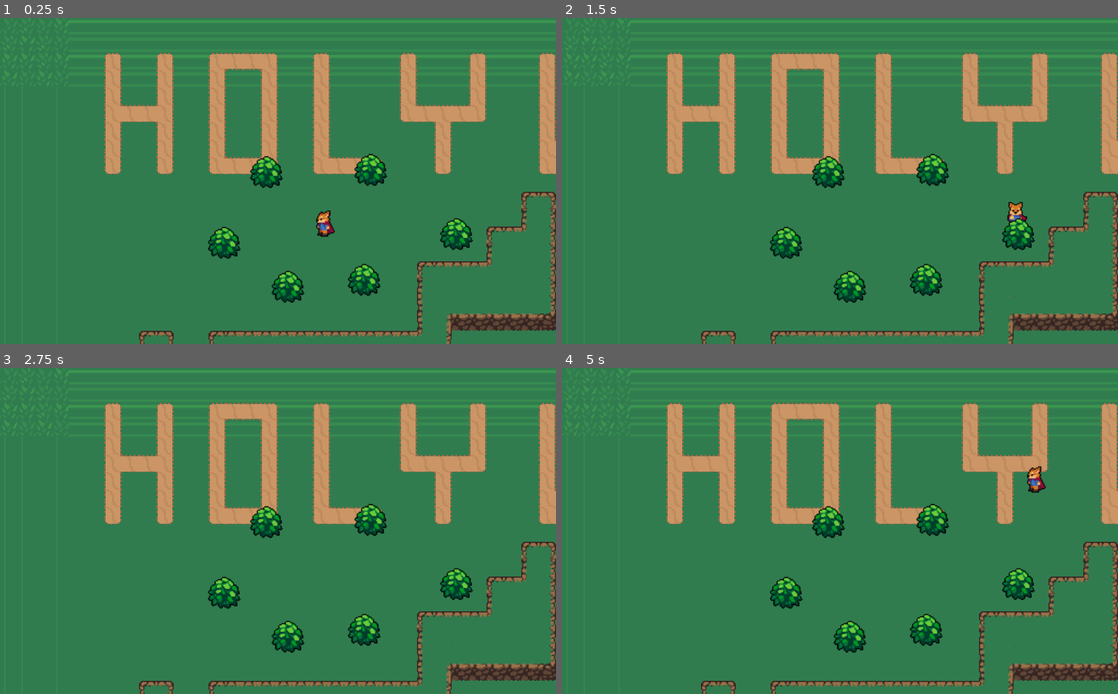
Above: before the commit, frames 1-4 (two rows, left to right).
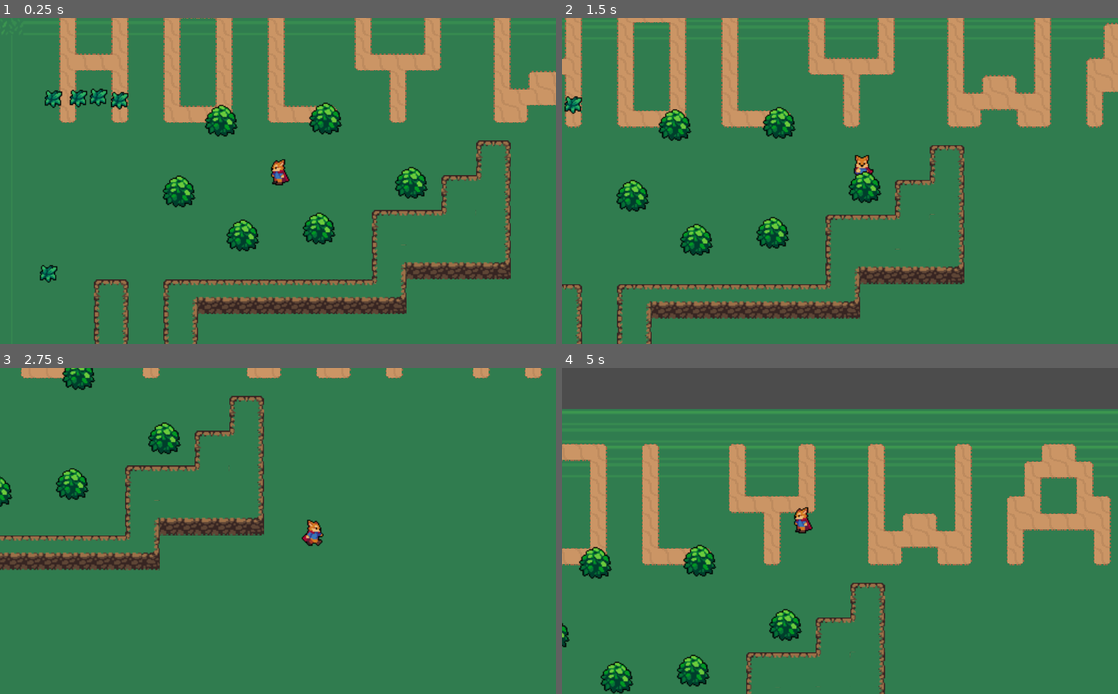
Above: after the commit, the same moments.

Repository: holywar20/TopDownActionRpg
Game: Godot game, scene res://World.tscn
Same seed, same stepped clock (60 frames per second), same inputs: the game is played once before the commit and once after it.
Inputs:
- Up to frame 1 (0.25 s): no input
- Up to frame 2 (1.5 s): tap Enter at 0.5 s; hold D (MOVE_RIGHT) 0.53-1.28 s; hold S (MOVE_DOWN) from 1.28 s (still down)
- Up to frame 3 (2.75 s): release S (MOVE_DOWN) at 2.03 s; hold D (MOVE_RIGHT) from 2.03 s (still down)
- Up to frame 4 (5 s): release D (MOVE_RIGHT) at 2.78 s; hold W (MOVE_UP) 2.78-3.53 s; hold A (MOVE_LEFT) from 3.53 s (still down)

The runs differ from the first frame. In frame 1, 28% of the frame differs, in the area x 0-100%, y 0-100%; in frame 2, 28%; in frame 3, 21%; in frame 4, 40%.

Commit message:
Lesson 10 Start

Diff:
--- a/Player/Player.gd
+++ b/Player/Player.gd
@@ -4,20 +4,39 @@
 const MAX_SPEED = 180
 const FRICTION = 600
 
+enum {
+	MOVE, ROLL, ATTACK
+}
+
+
 # Animiation Tree properties
-const IDLE = "parameters/IDLE/blend_position"
-const RUN = "parameters/RUN/blend_position"
+const BLEND_IDLE = "parameters/IDLE/blend_position"
+const BLEND_RUN = "parameters/RUN/blend_position"
+const BLEND_ATTACK = "parameters/ATTACK/blend_position"
 
 onready var animationTree : AnimationTree = $AnimationTree
 onready var animationState = animationTree.get("parameters/playback")
 
+var state = MOVE
 var velocity : Vector2 = Vector2.ZERO
 
 func _ready():
+	animationTree.active = true
 	animationState.start("IDLE")
 
-func _physics_process(delta):
+func _process( delta ):
+	match state:
+		MOVE:
+			moveState( delta )
+		ROLL:
+			pass
+		ATTACK:
+			attackState( delta )
 
+func attackState( delta ):
+	animationState.travel("ATTACK")
+
+func moveState( delta ):
 	var inputVector : Vector2 = Vector2.ZERO
 
 	inputVector.x = Input.get_action_strength("MOVE_RIGHT") - Input.get_action_strength("MOVE_LEFT")
@@ -26,8 +45,9 @@
 	inputVector = inputVector.normalized()
 
 	if( inputVector != Vector2.ZERO ):
-		animationTree.set( IDLE , inputVector )
-		animationTree.set( RUN , inputVector )
+		animationTree.set( BLEND_IDLE , inputVector )
+		animationTree.set( BLEND_RUN , inputVector )
+		animationTree.set( BLEND_ATTACK, inputVector )
 
 		animationState.travel( "RUN" )
 
@@ -38,3 +58,9 @@
 		animationState.travel( "IDLE" )
 
 	velocity = move_and_slide( velocity )
+
+	if Input.is_action_just_pressed("ATTACK"):
+		state = ATTACK
+
+func attackFinished():
+	state = MOVE
--- a/Player/Player.tscn
+++ b/Player/Player.tscn
@@ -7,20 +7,124 @@
 radius = 4.09634
 height = 4.58051
 
+[sub_resource type="Animation" id=26]
+resource_name = "ATTACK_DOWN"
+length = 0.4
+tracks/0/type = "value"
+tracks/0/path = NodePath("Sprite:frame")
+tracks/0/interp = 1
+tracks/0/loop_wrap = true
+tracks/0/imported = false
+tracks/0/enabled = true
+tracks/0/keys = {
+"times": PoolRealArray( 0, 0.3 ),
+"transitions": PoolRealArray( 1, 1 ),
+"update": 0,
+"values": [ 36, 39 ]
+}
+tracks/1/type = "method"
+tracks/1/path = NodePath(".")
+tracks/1/interp = 1
+tracks/1/loop_wrap = true
+tracks/1/imported = false
+tracks/1/enabled = true
+tracks/1/keys = {
+"times": PoolRealArray( 0.4 ),
+"transitions": PoolRealArray( 1 ),
+"values": [ {
+"args": [  ],
+"method": "attackFinished"
+} ]
+}
+
+[sub_resource type="Animation" id=25]
+resource_name = "ATTACK_LEFT"
+length = 0.4
+tracks/0/type = "value"
+tracks/0/path = NodePath("Sprite:frame")
+tracks/0/interp = 1
+tracks/0/loop_wrap = true
+tracks/0/imported = false
+tracks/0/enabled = true
+tracks/0/keys = {
+"times": PoolRealArray( 0, 0.3 ),
+"transitions": PoolRealArray( 1, 1 ),
+"update": 0,
+"values": [ 32, 35 ]
+}
+tracks/1/type = "method"
+tracks/1/path = NodePath(".")
+tracks/1/interp = 1
+tracks/1/loop_wrap = true
+tracks/1/imported = false
+tracks/1/enabled = true
+tracks/1/keys = {
+"times": PoolRealArray( 0.4 ),
+"transitions": PoolRealArray( 1 ),
+"values": [ {
+"args": [  ],
+"method": "attackFinished"
+} ]
+}
+
+[sub_resource type="Animation" id=27]
+resource_name = "ATTACK_RIGHT"
+length = 0.4
+tracks/0/type = "value"
+tracks/0/path = NodePath("Sprite:frame")
+tracks/0/interp = 1
+tracks/0/loop_wrap = true
+tracks/0/imported = false
+tracks/0/enabled = true
+tracks/0/keys = {
+"times": PoolRealArray( 0, 0.3 ),
+"transitions": PoolRealArray( 1, 1 ),
+"update": 0,
+"values": [ 24, 27 ]
+}
+tracks/1/type = "method"
+tracks/1/path = NodePath(".")
+tracks/1/interp = 1
+tracks/1/loop_wrap = true
+tracks/1/imported = false
+tracks/1/enabled = true
+tracks/1/keys = {
+"times": PoolRealArray( 0.4 ),
+"transitions": PoolRealArray( 1 ),
+"values": [ {
+"args": [  ],
+"method": "attackFinished"
+} ]
+}
+
 [sub_resource type="Animation" id=2]
-length = 0.1
-loop = true
-tracks/0/type = "value"
-tracks/0/path = NodePath("Sprite:frame")
-tracks/0/interp = 1
-tracks/0/loop_wrap = true
-tracks/0/imported = false
-tracks/0/enabled = true
-tracks/0/keys = {
-"times": PoolRealArray( 0 ),
-"transitions": PoolRealArray( 1 ),
-"update": 1,
-"values": [ 18 ]
+resource_name = "ATTACK_UP"
+length = 0.4
+tracks/0/type = "value"
+tracks/0/path = NodePath("Sprite:frame")
+tracks/0/interp = 1
+tracks/0/loop_wrap = true
+tracks/0/imported = false
+tracks/0/enabled = true
+tracks/0/keys = {
+"times": PoolRealArray( 0, 0.3 ),
+"transitions": PoolRealArray( 1, 1 ),
+"update": 0,
+"values": [ 28, 31 ]
+}
+tracks/1/type = "method"
+tracks/1/path = NodePath(".")
+tracks/1/interp = 1
+tracks/1/loop_wrap = true
+tracks/1/imported = false
+tracks/1/enabled = true
+tracks/1/keys = {
+"times": PoolRealArray( 0.4 ),
+"transitions": PoolRealArray( 1 ),
+"values": [ {
+"args": [  ],
+"method": "attackFinished"
+} ]
 }
 
 [sub_resource type="Animation" id=3]
@@ -36,7 +140,7 @@
 "times": PoolRealArray( 0 ),
 "transitions": PoolRealArray( 1 ),
 "update": 1,
-"values": [ 12 ]
+"values": [ 18 ]
 }
 
 [sub_resource type="Animation" id=4]
@@ -52,7 +156,7 @@
 "times": PoolRealArray( 0 ),
 "transitions": PoolRealArray( 1 ),
 "update": 1,
-"values": [ 0 ]
+"values": [ 12 ]
 }
 
 [sub_resource type="Animation" id=5]
@@ -68,10 +172,26 @@
 "times": PoolRealArray( 0 ),
 "transitions": PoolRealArray( 1 ),
 "update": 1,
+"values": [ 0 ]
+}
+
+[sub_resource type="Animation" id=6]
+length = 0.1
+loop = true
+tracks/0/type = "value"
+tracks/0/path = NodePath("Sprite:frame")
+tracks/0/interp = 1
+tracks/0/loop_wrap = true
+tracks/0/imported = false
+tracks/0/enabled = true
+tracks/0/keys = {
+"times": PoolRealArray( 0 ),
+"transitions": PoolRealArray( 1 ),
+"update": 1,
 "values": [ 6 ]
 }
 
-[sub_resource type="Animation" id=6]
+[sub_resource type="Animation" id=7]
 length = 0.6
 loop = true
 tracks/0/type = "value"
@@ -135,67 +255,98 @@
 "values": [ 7, 8, 9, 10, 11, 6 ]
 }
 
-[sub_resource type="AnimationNodeAnimation" id=10]
+[sub_resource type="AnimationNodeAnimation" id=31]
+animation = "ATTACK_LEFT"
+
+[sub_resource type="AnimationNodeAnimation" id=32]
+animation = "ATTACK_UP"
+
+[sub_resource type="AnimationNodeAnimation" id=33]
+animation = "ATTACK_DOWN"
+
+[sub_resource type="AnimationNodeAnimation" id=34]
+animation = "ATTACK_RIGHT"
+
+[sub_resource type="AnimationNodeBlendSpace2D" id=28]
+blend_point_0/node = SubResource( 31 )
+blend_point_0/pos = Vector2( -1, 0 )
+blend_point_1/node = SubResource( 32 )
+blend_point_1/pos = Vector2( 0, -1.1 )
+blend_point_2/node = SubResource( 33 )
+blend_point_2/pos = Vector2( 0, 1.1 )
+blend_point_3/node = SubResource( 34 )
+blend_point_3/pos = Vector2( 1, 0 )
+min_space = Vector2( -1, -1.1 )
+max_space = Vector2( 1, 1.1 )
+blend_mode = 1
+
+[sub_resource type="AnimationNodeAnimation" id=11]
 animation = "IDLE_LEFT"
 
-[sub_resource type="AnimationNodeAnimation" id=11]
+[sub_resource type="AnimationNodeAnimation" id=12]
 animation = "IDLE_RIGHT"
 
-[sub_resource type="AnimationNodeAnimation" id=12]
+[sub_resource type="AnimationNodeAnimation" id=13]
 animation = "IDLE_UP"
 
-[sub_resource type="AnimationNodeAnimation" id=13]
+[sub_resource type="AnimationNodeAnimation" id=14]
 animation = "IDLE_DOWN"
 
-[sub_resource type="AnimationNodeBlendSpace2D" id=14]
-blend_point_0/node = SubResource( 10 )
+[sub_resource type="AnimationNodeBlendSpace2D" id=15]
+blend_point_0/node = SubResource( 11 )
 blend_point_0/pos = Vector2( -1, 0 )
-blend_point_1/node = SubResource( 11 )
+blend_point_1/node = SubResource( 12 )
 blend_point_1/pos = Vector2( 1, 0 )
-blend_point_2/node = SubResource( 12 )
+blend_point_2/node = SubResource( 13 )
 blend_point_2/pos = Vector2( 0, -1 )
-blend_point_3/node = SubResource( 13 )
+blend_point_3/node = SubResource( 14 )
 blend_point_3/pos = Vector2( 0, 1 )
 blend_mode = 1
 
-[sub_resource type="AnimationNodeAnimation" id=15]
+[sub_resource type="AnimationNodeAnimation" id=16]
 animation = "RUN_UP"
 
-[sub_resource type="AnimationNodeAnimation" id=16]
+[sub_resource type="AnimationNodeAnimation" id=17]
 animation = "RUN_DOWN"
 
-[sub_resource type="AnimationNodeAnimation" id=17]
+[sub_resource type="AnimationNodeAnimation" id=18]
 animation = "RUN_RIGHT"
 
-[sub_resource type="AnimationNodeAnimation" id=18]
+[sub_resource type="AnimationNodeAnimation" id=19]
 animation = "RUN_LEFT"
 
-[sub_resource type="AnimationNodeBlendSpace2D" id=19]
-blend_point_0/node = SubResource( 15 )
+[sub_resource type="AnimationNodeBlendSpace2D" id=20]
+blend_point_0/node = SubResource( 16 )
 blend_point_0/pos = Vector2( 0, -1 )
-blend_point_1/node = SubResource( 16 )
+blend_point_1/node = SubResource( 17 )
 blend_point_1/pos = Vector2( 0, 1 )
-blend_point_2/node = SubResource( 17 )
+blend_point_2/node = SubResource( 18 )
 blend_point_2/pos = Vector2( 1, 0 )
-blend_point_3/node = SubResource( 18 )
+blend_point_3/node = SubResource( 19 )
 blend_point_3/pos = Vector2( -1, 0 )
 blend_mode = 1
 
-[sub_resource type="AnimationNodeStateMachineTransition" id=20]
-
 [sub_resource type="AnimationNodeStateMachineTransition" id=21]
 
-[sub_resource type="AnimationNodeStateMachine" id=22]
-states/IDLE/node = SubResource( 14 )
+[sub_resource type="AnimationNodeStateMachineTransition" id=22]
+
+[sub_resource type="AnimationNodeStateMachineTransition" id=29]
+
+[sub_resource type="AnimationNodeStateMachineTransition" id=30]
+
+[sub_resource type="AnimationNodeStateMachine" id=23]
+states/ATTACK/node = SubResource( 28 )
+states/ATTACK/position = Vector2( 577, 96 )
+states/IDLE/node = SubResource( 15 )
 states/IDLE/position = Vector2( 578, 203 )
-states/RUN/node = SubResource( 19 )
-states/RUN/position = Vector2( 879, 150 )
-transitions = [ "IDLE", "RUN", SubResource( 20 ), "RUN", "IDLE", SubResource( 21 ) ]
-graph_offset = Vector2( 289, -133 )
-
-[sub_resource type="AnimationNodeStateMachinePlayback" id=23]
-
-[node name="KinematicBody2D" type="KinematicBody2D"]
+states/RUN/node = SubResource( 20 )
+states/RUN/position = Vector2( 791.667, 203.111 )
+transitions = [ "IDLE", "RUN", SubResource( 21 ), "RUN", "IDLE", SubResource( 22 ), "IDLE", "ATTACK", SubResource( 29 ), "ATTACK", "IDLE", SubResource( 30 ) ]
+graph_offset = Vector2( 270, -79 )
+
+[sub_resource type="AnimationNodeStateMachinePlayback" id=24]
+
+[node name="Player" type="KinematicBody2D"]
 script = ExtResource( 1 )
 
 [node name="Sprite" type="Sprite" parent="."]
@@ -210,20 +361,28 @@
 shape = SubResource( 1 )
 
 [node name="AnimationPlayer" type="AnimationPlayer" parent="."]
-anims/IDLE_DOWN = SubResource( 2 )
-anims/IDLE_LEFT = SubResource( 3 )
-anims/IDLE_RIGHT = SubResource( 4 )
-anims/IDLE_UP = SubResource( 5 )
-anims/RUN_DOWN = SubResource( 6 )
-anims/RUN_LEFT = SubResource( 7 )
-anims/RUN_RIGHT = SubResource( 8 )
-anims/RUN_UP = SubResource( 9 )
+anims/ATTACK_DOWN = SubResource( 26 )
+anims/ATTACK_LEFT = SubResource( 25 )
+anims/ATTACK_RIGHT = SubResource( 27 )
+anims/ATTACK_UP = SubResource( 2 )
+anims/IDLE_DOWN = SubResource( 3 )
+anims/IDLE_LEFT = SubResource( 4 )
+anims/IDLE_RIGHT = SubResource( 5 )
+anims/IDLE_UP = SubResource( 6 )
+anims/RUN_DOWN = SubResource( 7 )
+anims/RUN_LEFT = SubResource( 8 )
+anims/RUN_RIGHT = SubResource( 9 )
+anims/RUN_UP = SubResource( 10 )
 
 [node name="AnimationTree" type="AnimationTree" parent="."]
-tree_root = SubResource( 22 )
+tree_root = SubResource( 23 )
 anim_player = NodePath("../AnimationPlayer")
-active = true
 process_mode = 0
-parameters/playback = SubResource( 23 )
+parameters/playback = SubResource( 24 )
+parameters/ATTACK/blend_position = Vector2( 0.126126, 0.517953 )
 parameters/IDLE/blend_position = Vector2( 0, 0 )
 parameters/RUN/blend_position = Vector2( 0.00288391, 0.992891 )
+
+[node name="Camera2D" type="Camera2D" parent="."]
+current = true
+smoothing_enabled = true
--- a/World.tscn
+++ b/World.tscn
@@ -1,10 +1,11 @@
-[gd_scene load_steps=6 format=2]
+[gd_scene load_steps=7 format=2]
 
 [ext_resource path="res://World/Bush.tscn" type="PackedScene" id=1]
 [ext_resource path="res://World/GrassBackground.png" type="Texture" id=2]
 [ext_resource path="res://Player/Player.tscn" type="PackedScene" id=3]
 [ext_resource path="res://World/DirtTileset.tres" type="TileSet" id=4]
 [ext_resource path="res://World/CliffTileSet.tres" type="TileSet" id=5]
+[ext_resource path="res://World/Grass.tscn" type="PackedScene" id=6]
 
 [node name="World" type="Node2D"]
 
@@ -28,29 +29,42 @@
 
 [node name="YSort" type="YSort" parent="."]
 
-[node name="StaticBody2D" type="StaticBody2D" parent="YSort"]
-position = Vector2( 167.947, 151.616 )
-rotation = 1.5708
+[node name="Grass" type="YSort" parent="YSort"]
 
-[node name="CollisionPolygon2D" type="CollisionPolygon2D" parent="YSort/StaticBody2D"]
+[node name="Grass" parent="YSort/Grass" instance=ExtResource( 6 )]
+position = Vector2( 82.9063, 113.871 )
 
-[node name="StaticBody2D2" parent="YSort" instance=ExtResource( 1 )]
+[node name="Grass2" parent="YSort/Grass" instance=ExtResource( 6 )]
+position = Vector2( 143.837, 115.37 )
+
+[node name="Grass3" parent="YSort/Grass" instance=ExtResource( 6 )]
+position = Vector2( 124.359, 112.373 )
+
+[node name="Grass4" parent="YSort/Grass" instance=ExtResource( 6 )]
+position = Vector2( 78.4114, 274.69 )
+
+[node name="Grass5" parent="YSort/Grass" instance=ExtResource( 6 )]
+position = Vector2( 105.88, 113.372 )
+
+[node name="Bushes" type="YSort" parent="YSort"]
+
+[node name="Bush1" parent="YSort/Bushes" instance=ExtResource( 1 )]
 position = Vector2( 206.774, 212.152 )
 
-[node name="StaticBody2D3" parent="YSort" instance=ExtResource( 1 )]
+[node name="Bust2" parent="YSort/Bushes" instance=ExtResource( 1 )]
 position = Vector2( 265.508, 252.631 )
 
-[node name="StaticBody2D4" parent="YSort" instance=ExtResource( 1 )]
+[node name="Bush3" parent="YSort/Bushes" instance=ExtResource( 1 )]
 position = Vector2( 335.75, 246.281 )
 
-[node name="StaticBody2D5" parent="YSort" instance=ExtResource( 1 )]
+[node name="Bush4" parent="YSort/Bushes" instance=ExtResource( 1 )]
 position = Vector2( 245.665, 147.068 )
 
-[node name="StaticBody2D6" parent="YSort" instance=ExtResource( 1 )]
+[node name="Bush5" parent="YSort/Bushes" instance=ExtResource( 1 )]
 position = Vector2( 420.676, 204.215 )
 
-[node name="StaticBody2D7" parent="YSort" instance=ExtResource( 1 )]
+[node name="Bush6" parent="YSort/Bushes" instance=ExtResource( 1 )]
 position = Vector2( 341.703, 145.084 )
 
-[node name="KinematicBody2D" parent="YSort" instance=ExtResource( 3 )]
+[node name="Player" parent="YSort" instance=ExtResource( 3 )]
 position = Vector2( 297.638, 197.235 )
--- /dev/null
+++ b/World/Grass.gd
@@ -0,0 +1,16 @@
+extends Sprite
+
+
+# Declare member variables here. Examples:
+# var a = 2
+# var b = "text"
+
+
+# Called when the node enters the scene tree for the first time.
+func _ready():
+	pass # Replace with function body.
+
+
+# Called every frame. 'delta' is the elapsed time since the previous frame.
+#func _process(delta):
+#	pass
--- /dev/null
+++ b/World/Grass.tscn
@@ -0,0 +1,9 @@
+[gd_scene load_steps=3 format=2]
+
+[ext_resource path="res://World/Grass.png" type="Texture" id=1]
+[ext_resource path="res://World/Grass.gd" type="Script" id=2]
+
+[node name="Sprite" type="Sprite"]
+texture = ExtResource( 1 )
+offset = Vector2( 8, 8 )
+script = ExtResource( 2 )
--- /dev/null
+++ b/World/GrassDestroyedEffect.tscn
@@ -0,0 +1,36 @@
+[gd_scene load_steps=7 format=2]
+
+[ext_resource path="res://Effects/GrassEffect.png" type="Texture" id=1]
+
+[sub_resource type="AtlasTexture" id=1]
+flags = 4
+atlas = ExtResource( 1 )
+region = Rect2( 0, 0, 40, 32 )
+
+[sub_resource type="AtlasTexture" id=2]
+flags = 4
+atlas = ExtResource( 1 )
+region = Rect2( 40, 0, 40, 32 )
+
+[sub_resource type="AtlasTexture" id=3]
+flags = 4
+atlas = ExtResource( 1 )
+region = Rect2( 80, 0, 40, 32 )
+
+[sub_resource type="AtlasTexture" id=4]
+flags = 4
+atlas = ExtResource( 1 )
+region = Rect2( 120, 0, 40, 32 )
+
+[sub_resource type="SpriteFrames" id=5]
+animations = [ {
+"frames": [ SubResource( 1 ), SubResource( 2 ), SubResource( 3 ), SubResource( 4 ) ],
+"loop": true,
+"name": "default",
+"speed": 5.0
+} ]
+
+[node name="AnimatedSprite" type="Node2D"]
+
+[node name="AnimatedSprite" type="AnimatedSprite" parent="."]
+frames = SubResource( 5 )
--- a/project.godot
+++ b/project.godot
@@ -54,6 +54,11 @@
 , Object(InputEventJoypadMotion,"resource_local_to_scene":false,"resource_name":"","device":0,"axis":1,"axis_value":1.0,"script":null)
  ]
 }
+ATTACK={
+"deadzone": 0.5,
+"events": [ Object(InputEventJoypadButton,"resource_local_to_scene":false,"resource_name":"","device":0,"button_index":0,"pressure":0.0,"pressed":false,"script":null)
+ ]
+}
 
 [rendering]
 
Not shown: 4 places in Player/Player.tscn that only renumber resources
Not shown, changed: .gitignore
